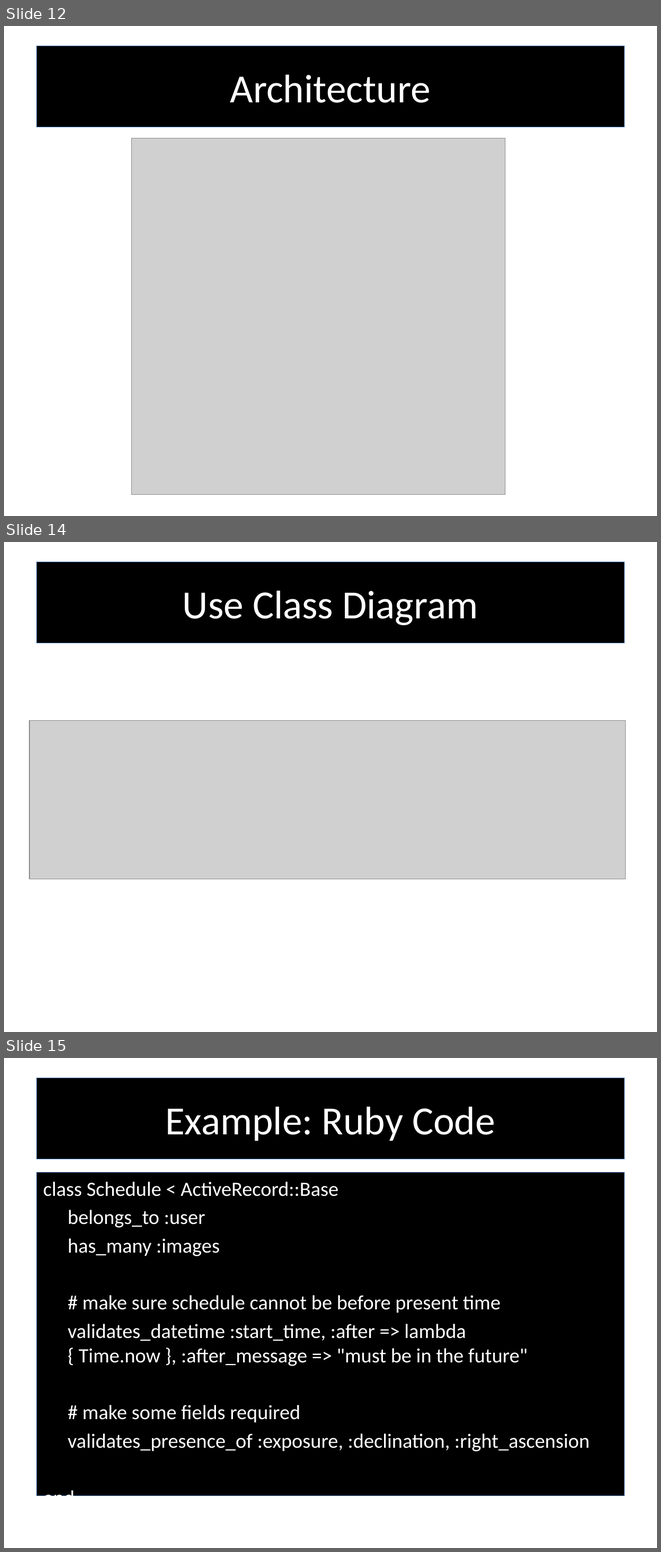
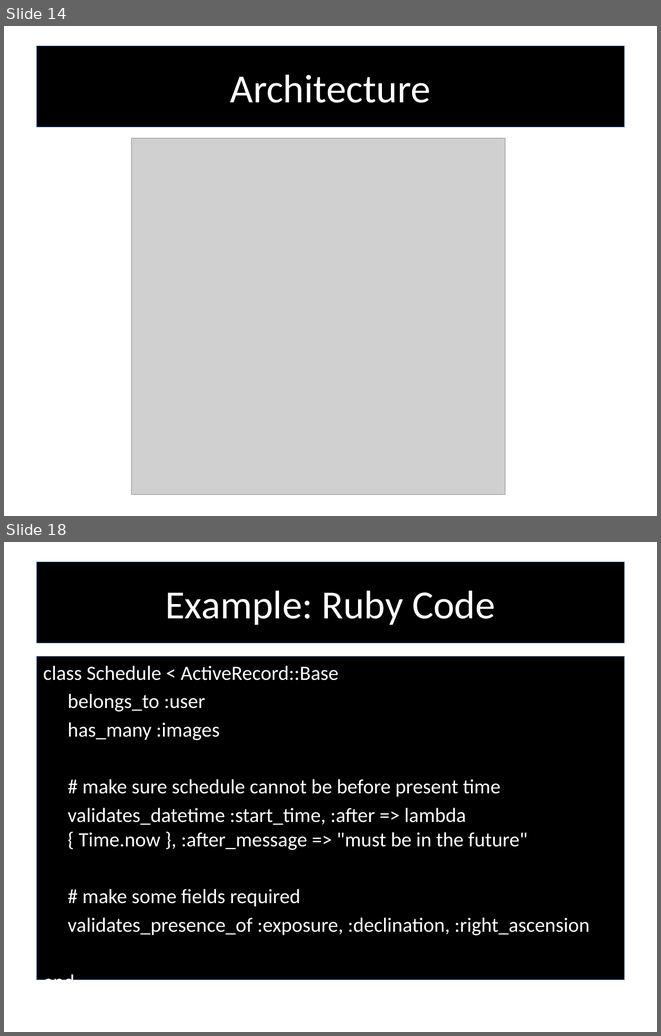
Before and after one commit to RedTeamCOSC470/Documentation, a slide deck: Stargazer.pptx. Shown one above the other, each under a label of ours: slides 12, 14 and 15 before the commit, slides 14 and 18 after it; the slides between them are not shown. The pictures are 661x1552 and 661x1036 pixels, drawn with LibreOffice and Linux fonts; fonts in the diff are those of the drawing; grey boxes stand for pictures; background and template pictures are left out. Boxes give left, top, right and bottom in pixels: in the first picture for what was removed or moved away, otherwise in the second. Text is boxed around its words. In the diff, an @@ line names an element or a change of style, - is before the commit and + after.

```diff
--- a/Stargazer.pptx
+++ b/Stargazer.pptx
@@ slide 14 removed at (x1=4, y1=542, x2=657, y2=1032), background picture (left out) @@
@@ title removed at (x1=37, y1=562, x2=624, y2=643) @@
-Use Class Diagram
@@ picture removed at (x1=29, y1=720, x2=626, y2=878) @@
@@ what was slide 12 is now slide 14 @@
@@ what was slide 15 is now slide 18 @@
```
Also in this commit, not shown: 3 slides changed, 4 slides added, 1 other slide removed, 2 other files.
